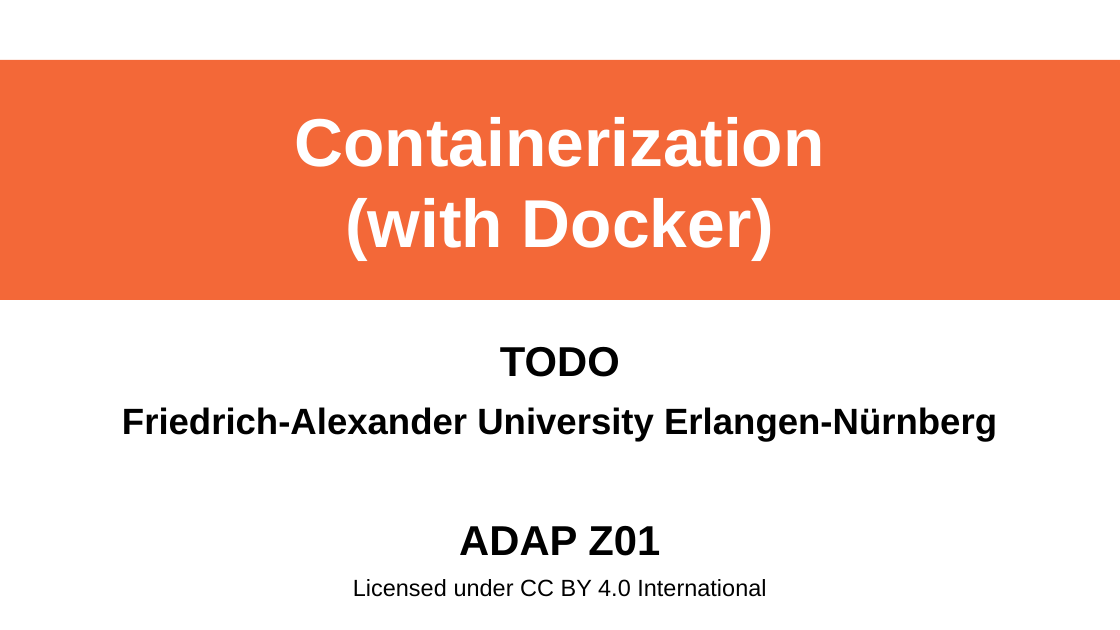
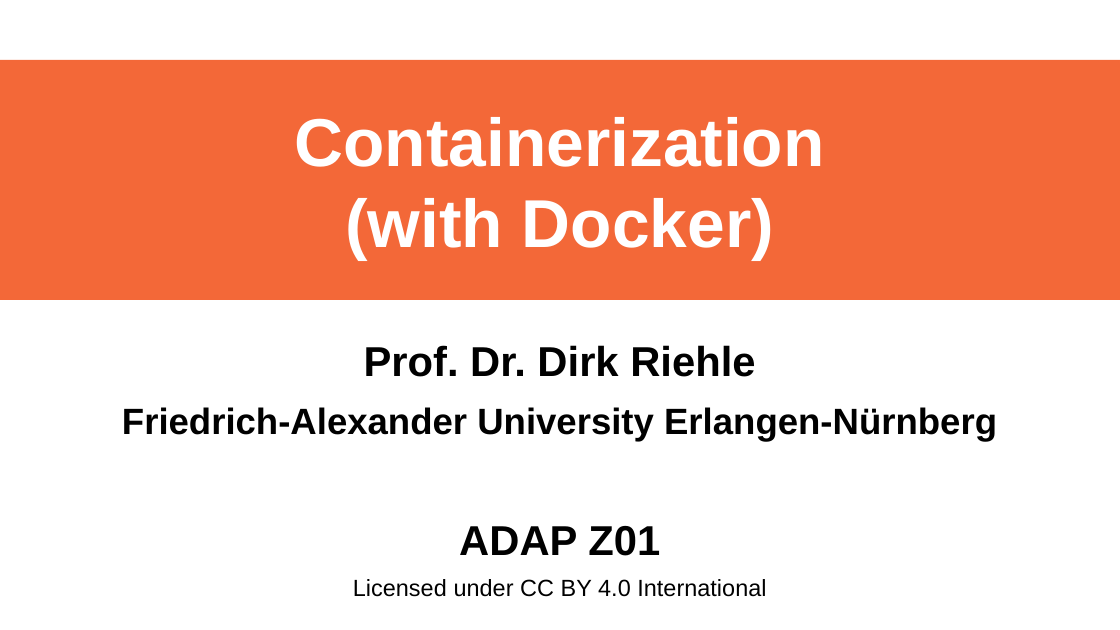
Before and after one commit to dirkriehle/adap-course, a slide deck: slide 1 of Lecture Slides/ADAP Z01 - Containerization.odp. Drawn at 1120x630 pixels with LibreOffice and Linux fonts; fonts in the diff are those of the drawing. Boxes give left, top, right and bottom in pixels: in the first picture for what was removed or moved away, otherwise in the second. Text is boxed around its words. In the diff, an @@ line names an element or a change of style, - is before the commit and + after.

Commit message:
Extend containerization slides

```diff
--- a/Lecture Slides/ADAP Z01 - Containerization.odp
+++ b/Lecture Slides/ADAP Z01 - Containerization.odp
@@ subtitle at [364,345,755,377]: text changed @@
-TODO
+Prof. Dr. Dirk Riehle
```
Also in this commit, not shown: 8 other slides changed.
